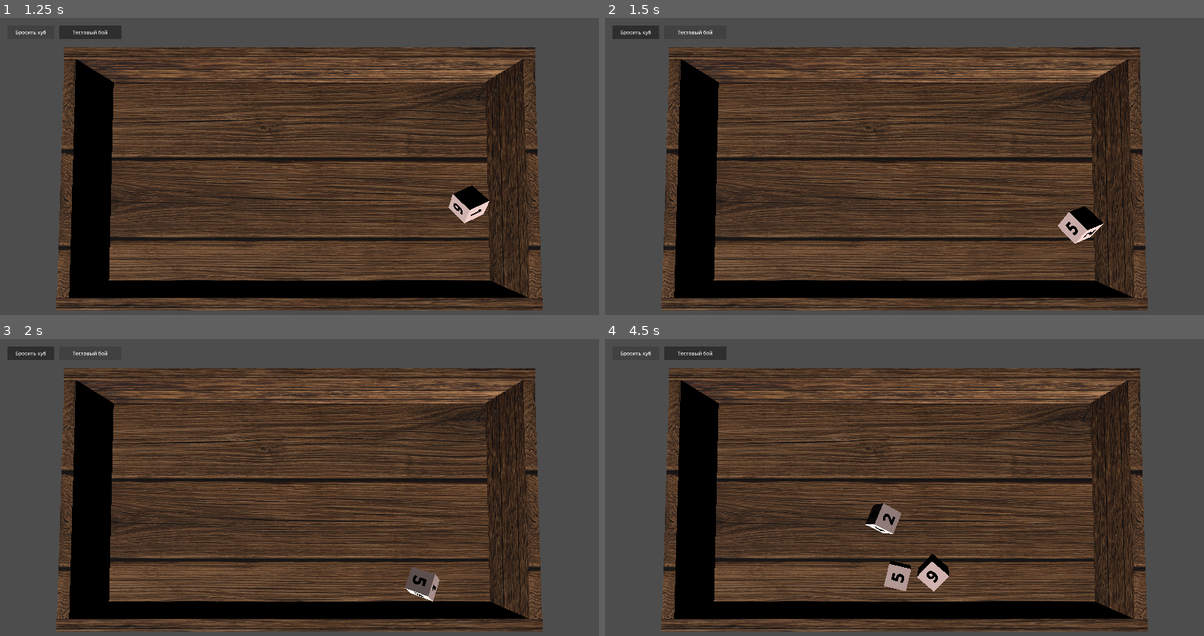
Above: before the commit, frames 1-4 (two rows, left to right).
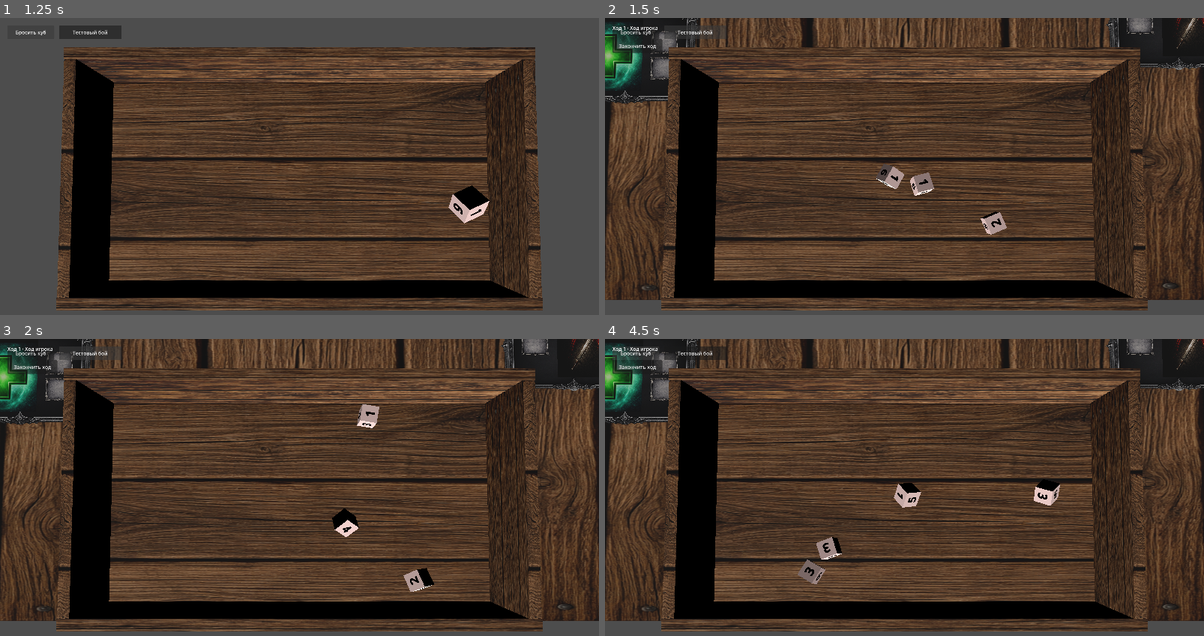
Above: after the commit, the same moments.

Repository: olegbogai-web/dicegame
Game: Godot game, scene res://scenes/board.tscn
The game is run twice, just before and just after one commit, with the same random seed, the same clock (stepped at 60 frames per second) and the same inputs.
Inputs (mouse positions are in pixels of both pictures, inside the frame that each line leads up to):
- Up to frame 1 (1.25 s): click "Бросить куб" at 0.5 s
- Up to frame 2 (1.5 s): click "Тестовый бой" at 1.25 s
- Up to frame 3 (2 s): no input
- Up to frame 4 (4.5 s): click (634, 365) at 2 s, where only the run after the commit has a clickable "Закончить ход"; click "Бросить куб" at 2.75 s; click "Тестовый бой" at 3.5 s; click "Бросить куб" at 4.25 s

Frame 1 is identical in both runs. In frame 2, 27% of the frame differs, in the area x 0-100%, y 0-95%; in frame 3, 27%; in frame 4, 28%.

Commit message:
Adapt battle room to new battle table scene

Diff:
--- a/content/rooms/subclasses/battle_room.gd
+++ b/content/rooms/subclasses/battle_room.gd
@@ -10,12 +10,12 @@
 const BattleTurnRuntime = preload("res://content/combat/runtime/battle_turn_runtime.gd")
 const BattleEffectRuntime = preload("res://content/combat/runtime/battle_effect_runtime.gd")
 
-const PLAYER_SPRITE_POSITION := Vector3(-6.7, 0.41, 0.0)
-const PLAYER_SPRITE_SCALE := Vector3(1.2, 1.2, 1.2)
-const MONSTER_SPRITE_POSITION := Vector3(6.7, 0.41, 0.0)
-const MONSTER_SPRITE_SCALE := Vector3(1.25, 1.25, 1.25)
-const PLAYER_ABILITY_FRAME_POSITION := Vector3(-4.25, 0.405, 0.0)
-const MONSTER_ABILITY_FRAME_POSITION := Vector3(4.25, 0.405, 0.0)
+const PLAYER_SPRITE_POSITION := Vector3(-3.0, 0.01, -2.5)
+const PLAYER_SPRITE_SCALE := Vector3(2.0, 2.0, 2.0)
+const MONSTER_SPRITE_POSITION := Vector3(3.0, 0.01, -2.5)
+const MONSTER_SPRITE_SCALE := Vector3(2.0, 2.0, 2.0)
+const PLAYER_ABILITY_FRAME_POSITION := Vector3(-7.5, 0.01, 0.0)
+const MONSTER_ABILITY_FRAME_POSITION := Vector3(7.4, 0.01, 0.0)
 const STACK_SPACING_Z := 1.85
 const DICE_PLACE_Z_POSITIONS := [-0.557, -0.007, 0.55]
 
--- a/scenes/battle_table.gd
+++ b/scenes/battle_table.gd
@@ -24,14 +24,13 @@
 const ACTIVATION_ANIMATION_DURATION := 0.5
 const ACTIVATION_TARGET_LIFT_Y := 0.4
 
-@onready var _camera: Camera3D = $Camera3D
+@onready var _camera: Camera3D = $battle_camera
 @onready var _board: BoardController = $board
-@onready var _left_floor: MeshInstance3D = $left_floor
-@onready var _right_floor: MeshInstance3D = $right_floor
+@onready var _floor: MeshInstance3D = $floor
 @onready var _player_sprite: MeshInstance3D = $player_sprite
 @onready var _monster_sprite_template: MeshInstance3D = $monster_sprite
-@onready var _player_ability_template: MeshInstance3D = $ability_frame
-@onready var _monster_ability_template: MeshInstance3D = $ability_frame2
+@onready var _player_ability_template: MeshInstance3D = $ability_frame2
+@onready var _monster_ability_template: MeshInstance3D = $ability_frame3
 @onready var _end_turn_button: Button = $UI/EndTurnButton
 @onready var _turn_status_label: Label = $UI/TurnStatusLabel
 
@@ -118,8 +117,10 @@
 
 
 func _apply_floor_textures() -> void:
-	_apply_texture_to_mesh(_left_floor, battle_room_data.left_floor_texture)
-	_apply_texture_to_mesh(_right_floor, battle_room_data.right_floor_texture)
+	if _floor == null:
+		return
+	var floor_texture := battle_room_data.left_floor_texture if battle_room_data.left_floor_texture != null else battle_room_data.right_floor_texture
+	_apply_texture_to_mesh(_floor, floor_texture)
 
 
 func _apply_player_sprite() -> void:
@@ -756,7 +757,7 @@
 					return {
 						"kind": &"all_monsters",
 					}
-			if _screen_point_hits_mesh(_right_floor, screen_point):
+			if _screen_point_hits_mesh(_floor, screen_point):
 				return {
 					"kind": &"all_monsters",
 				}
--- a/scenes/new_battle_table.tscn
+++ b/scenes/new_battle_table.tscn
@@ -1,6 +1,7 @@
 [gd_scene format=3 uid="uid://bmhmm75b4swd3"]
 
 [ext_resource type="PackedScene" uid="uid://0ssqyi084mdh" path="res://scenes/board.tscn" id="1_47dlb"]
+[ext_resource type="Script" path="res://scenes/battle_table.gd" id="2_battle_script"]
 [ext_resource type="Texture2D" uid="uid://dxoj7vm840xgf" path="res://assets/material/dangeon_floor_2.png" id="3_5yklm"]
 [ext_resource type="Texture2D" uid="uid://b6ojmoowtta8k" path="res://assets/ui/base_frame_mid_v2.png" id="4_euvx7"]
 [ext_resource type="Texture2D" uid="uid://bjpqv8q13kqq7" path="res://assets/ui/base_frame_mid.png" id="5_ovkts"]
@@ -69,6 +70,7 @@
 [sub_resource type="PlaneMesh" id="PlaneMesh_v2h1w"]
 
 [node name="Node3D" type="Node3D" unique_id=2051974326]
+script = ExtResource("2_battle_script")
 
 [node name="board" parent="." unique_id=1670483730 instance=ExtResource("1_47dlb")]
 transform = Transform3D(1.3, 0, 0, 0, 1.3, 0, 0, 0, 1.3, 0, 0.11484551, 4.2813234)
@@ -186,3 +188,19 @@
 transform = Transform3D(-3.156934e-08, 0, -0.48148146, 0, 0.7222223, 0, 0.7222223, 0, -2.1046223e-08, -0.25925922, 0.0055555403, 0)
 material_override = SubResource("StandardMaterial3D_y5gjq")
 mesh = SubResource("PlaneMesh_v2h1w")
+
+[node name="UI" type="CanvasLayer" parent="."]
+
+[node name="TurnStatusLabel" type="Label" parent="UI"]
+offset_left = 24.0
+offset_top = 20.0
+offset_right = 520.0
+offset_bottom = 56.0
+text = "Ожидание боя"
+
+[node name="EndTurnButton" type="Button" parent="UI"]
+offset_left = 24.0
+offset_top = 68.0
+offset_right = 184.0
+offset_bottom = 112.0
+text = "Закончить ход"
--- a/ui/scripts/board_controller.gd
+++ b/ui/scripts/board_controller.gd
@@ -7,7 +7,7 @@
 @export_category("Board References")
 @export var floor_path: NodePath = ^"floor"
 @export var default_dice_scene: PackedScene
-@export_file("*.tscn") var test_battle_scene_path := "res://scenes/battle_table.tscn"
+@export_file("*.tscn") var test_battle_scene_path := "res://scenes/new_battle_table.tscn"
 
 @export_category("Spawn Bounds")
 @export var spawn_bounds_margin: Vector2 = Vector2(0.15, 0.15)
